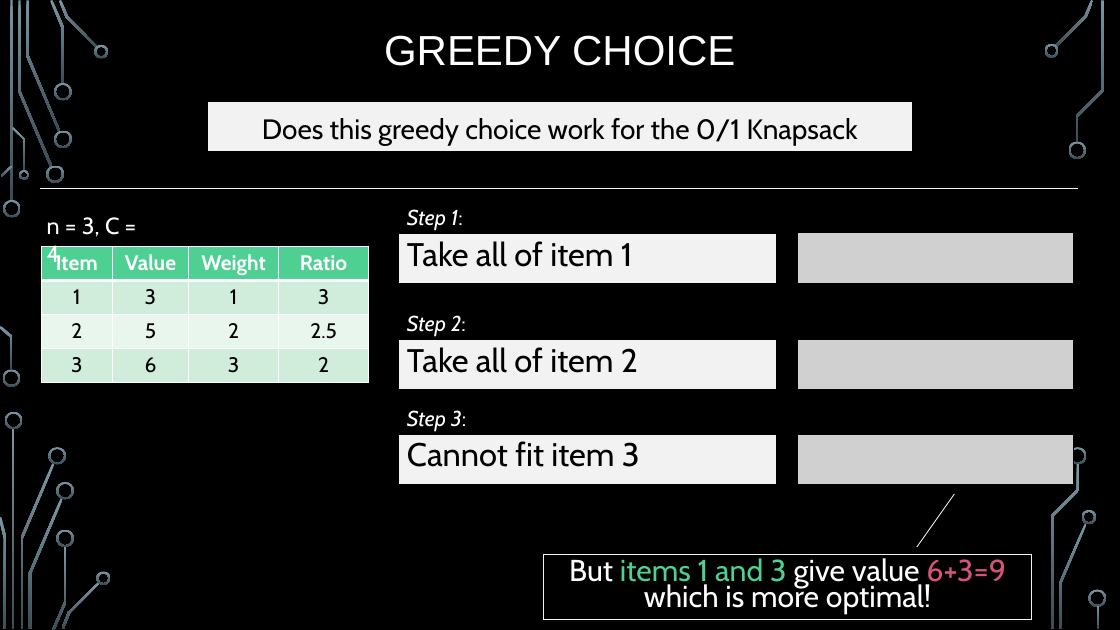
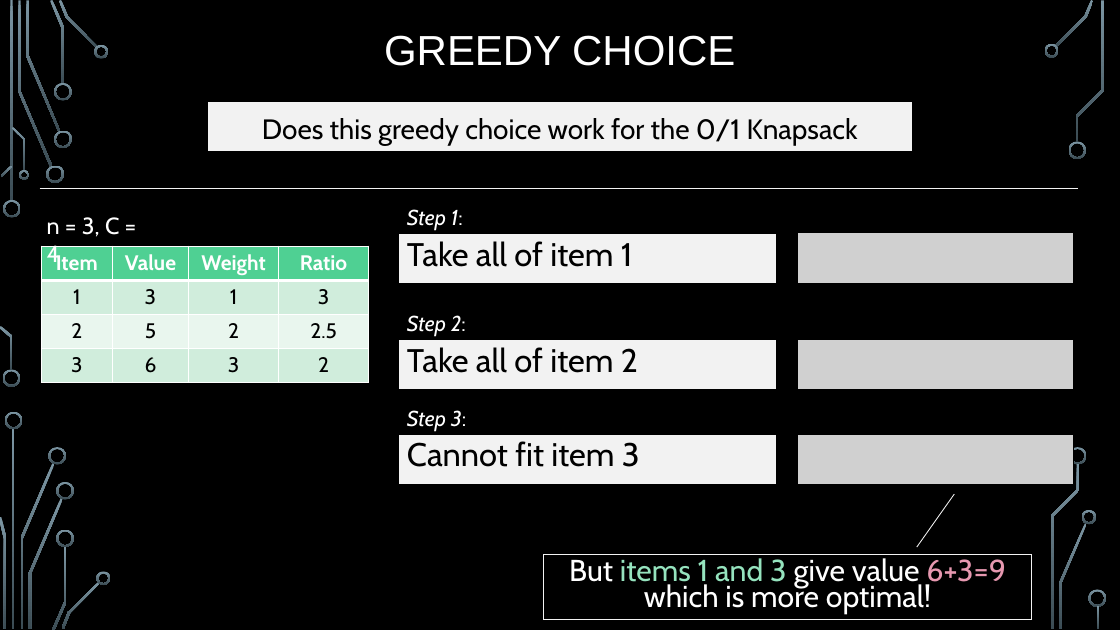
Before and after one commit to markfloryan/dsa2, a slide deck: slide 29 of slides/03-5-KnapsackGreedy.pptx. Drawn at 1120x630 pixels with LibreOffice and Linux fonts; fonts in the diff are those of the drawing; grey boxes stand for pictures; background and template pictures are left out. Boxes give left, top, right and bottom in pixels: in the first picture for what was removed or moved away, otherwise in the second. Text is boxed around its words. In the diff, an @@ line names an element or a change of style, - is before the commit and + after.

```diff
--- a/slides/03-5-KnapsackGreedy.pptx
+++ b/slides/03-5-KnapsackGreedy.pptx
@@ rectangle "But items 1 and 3 ..." at <box>544,555,1033,620</box>: text colour #4FD093 to #95E3BE in "items 1 and 3"; text colour #D7537B to #E798B0 in "6+3=9" @@
```
Also in this commit, not shown: 10 other slides changed, 3 other files.
